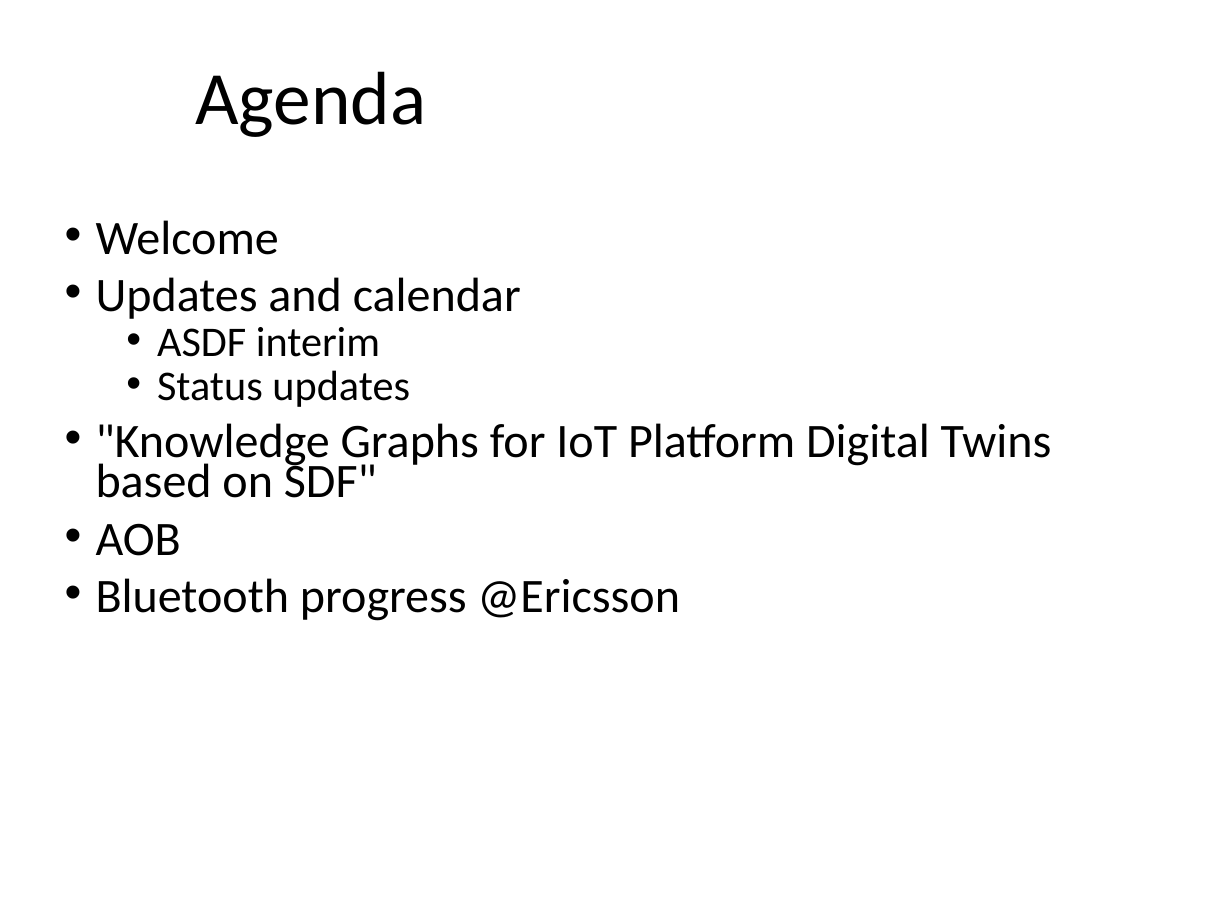
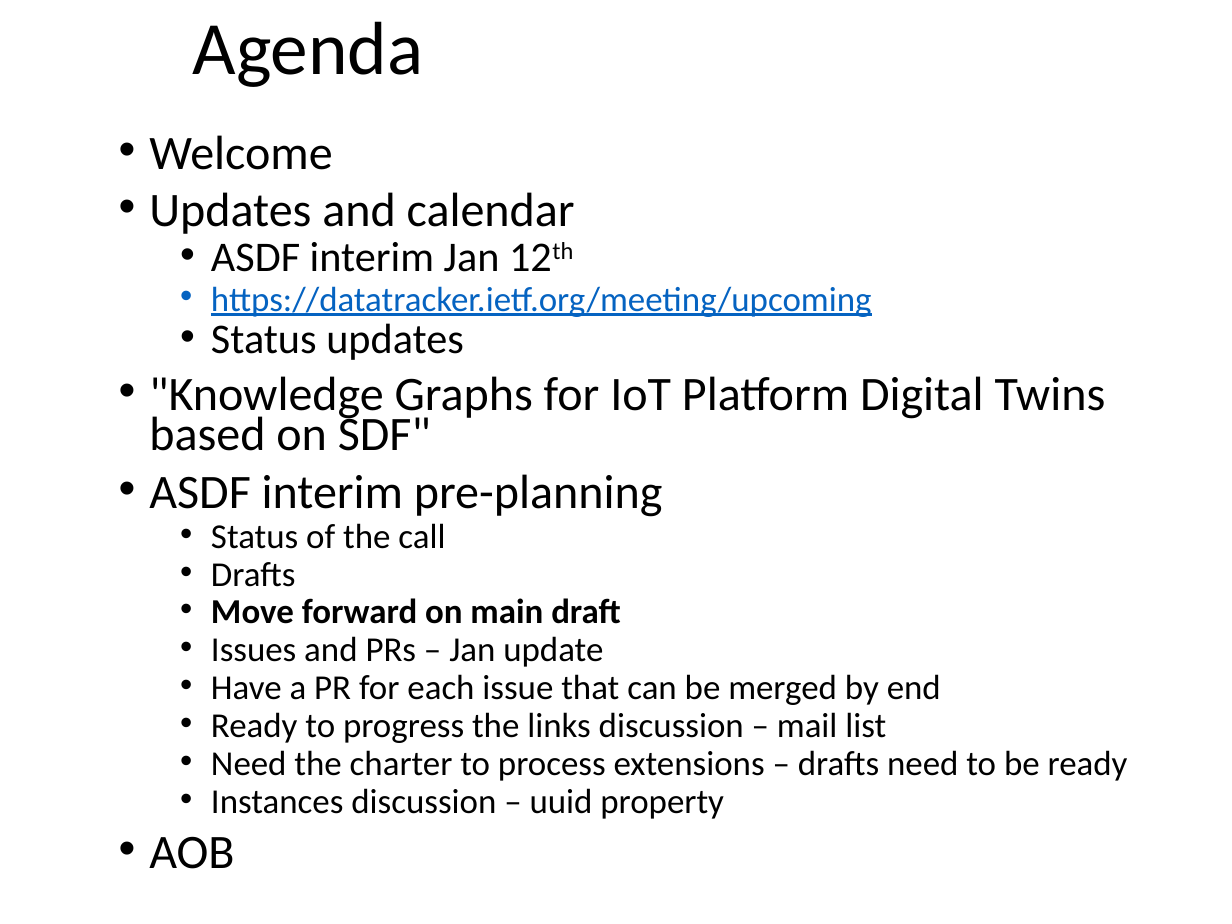
Before and after one commit to one-data-model/onedm-admin, a slide deck: slide 2 of Agenda Materials/onedm-agenda-2022-12-19.pptx. Drawn at 1232x924 pixels with LibreOffice and Linux fonts; fonts in the diff are those of the drawing; background and template pictures are left out. Boxes give left, top, right and bottom in pixels: in the first picture for what was removed or moved away, otherwise in the second. Text is boxed around its words. In the diff, an @@ line names an element or a change of style, - is before the commit and + after.

```diff
--- a/Agenda Materials/onedm-agenda-2022-12-19.pptx
+++ b/Agenda Materials/onedm-agenda-2022-12-19.pptx
@@ title "Agenda": place and size @@
-title "Agenda" at box(195, 71, 426, 137)
+title "Agenda" at box(193, 21, 424, 87)
@@ text "Welcome": place and size @@
-text "Welcome" at box(96, 220, 1052, 621)
+text "Welcome" at box(149, 135, 1128, 869)
@@ text at box(211, 242, 872, 317): text changed; size 24.6 to 20.4 pt; text colour #000000 to #0563C1 @@
-  • ASDF interim
+  • ASDF interim Jan 12th
+  • https://datatracker.ietf.org/meeting/upcoming
@@ text at box(149, 474, 1128, 819): paragraphs added @@
+• ASDF interim pre-planning
+  • Status of the call
+  • Drafts
+  • Move forward on main draft
+  • Issues and PRs – Jan update
+  • Have a PR for each issue that can be merged by end
+  • Ready to progress the links discussion – mail list
+  • Need the charter to process extensions – drafts need to be ready
+  • Instances discussion – uuid property
@@ text at box(96, 578, 680, 621): paragraph removed @@
-• Bluetooth progress @Ericsson
```
